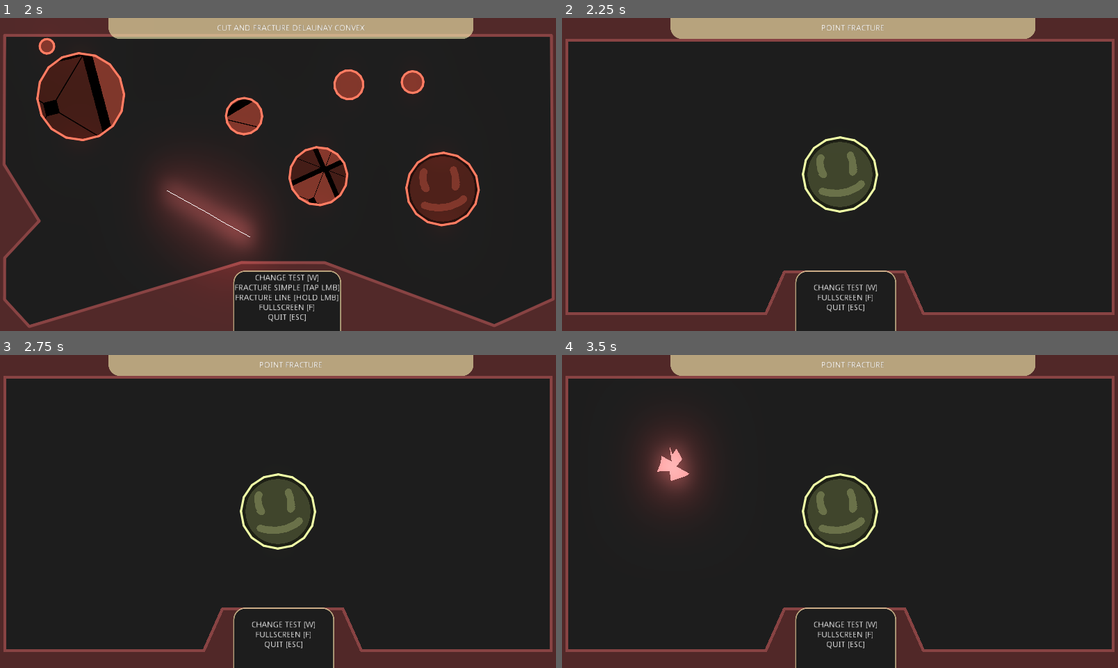
Above: before the commit, frames 1-4 (two rows, left to right).
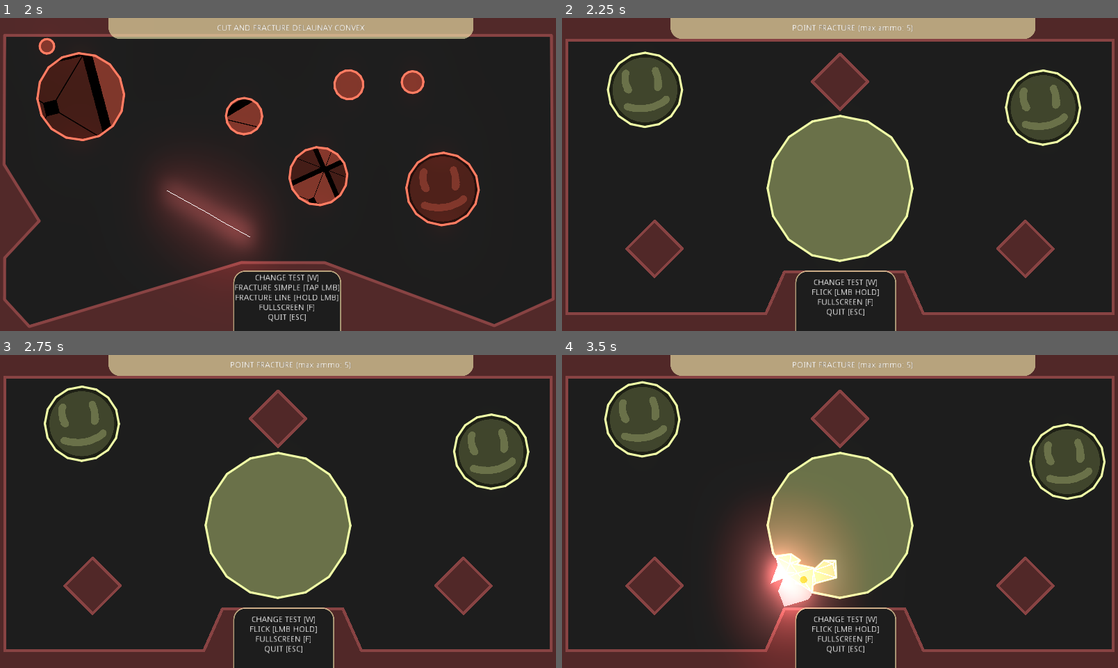
Above: after the commit, the same moments.

Repository: SoloByte/godot-polygon2d-fracture
Game: Godot game, scene res://demo/src/Main.tscn
Same seed, same stepped clock (60 frames per second), same inputs: the game is played once before the commit and once after it.
Inputs (mouse positions are in pixels of both pictures, inside the frame that each line leads up to):
- Up to frame 1 (2 s): move the mouse to (400, 158) at 0.52 s; hold S (fracture) 0.53-1.25 s; click (400, 158) at 0.67 s; drag from (166, 190) to (250, 237) at 1.27 s
- Up to frame 2 (2.25 s): move the mouse to (895, 105) at 2.02 s; hold W (change-test) from 2.03 s (still down); click (895, 105) at 2.17 s
- Up to frame 3 (2.75 s): keep holding W (change-test); tap S (fracture) at 2.3 s
- Up to frame 4 (3.5 s): release W (change-test) at 2.75 s; drag from (812, 574) to (673, 464) at 2.77 s

Frame 1 is identical in both runs. In frame 2, 17% of the frame differs, in the area x 8-94%, y 2-96%; in frame 3, 17%; in frame 4, 24%, in the area x 7-98%, y 2-99%.

Commit message:
point fracture demo scene finished. point fracture ball implemented.
-> further clean up in some classes.

Diff:
--- a/demo/src/FractureShard.gd
+++ b/demo/src/FractureShard.gd
@@ -51,6 +51,7 @@
 
 
 
+
 onready var _line := $Line2D
 onready var _timer := $Timer
 onready var _line_lerp_start_color : Color = _line.modulate
@@ -69,7 +70,6 @@
 var _mass : float = 1.0
 
 var _scale_lerp_start := Vector2.ZERO
-#var _dead : bool = false
 
 
 
@@ -91,11 +91,8 @@
 		global_scale = lerp(_scale_lerp_start, Vector2.ZERO, p)
 
 
-
 func _physics_process(delta: float) -> void:
 	addForce(gravity_direction.normalized() * gravity_scale * delta)
-#	var friction : Vector2 = (-1.0 * _lin_vel).normalized() * lin_drag
-#	_lin_vel += friction
 	_lin_vel += _lin_accel
 	_ang_vel += _ang_accel
 
@@ -113,9 +110,7 @@
 	_lin_accel = Vector2.ZERO
 	_ang_accel = 0.0
 
-#	print("Lin vel: ", _lin_vel, " Ang Vel: ", _ang_vel)
-#	if _dead:
-#		scale = lerp(scale, Vector2.ZERO, delta)
+
 
 
 func spawn(pos : Vector2, rot : float, s : Vector2, lifetime : float = 3.0) -> void:
@@ -140,11 +135,12 @@
 
 
 func despawn() -> void:
-#	_dead = false
 	visible = false
 	set_process(false)
 	set_physics_process(false)
 	_t = 1.0
+
+
 
 
 func addForce(force : Vector2) -> void:
@@ -152,8 +148,11 @@
 		force /= _mass
 	_lin_accel += force
 
+
 func addTorque(torque : float) -> void:
 	_ang_accel += torque
+
+
 
 
 func setPolygon(poly : PoolVector2Array, c : Color, texture_info : Dictionary) -> void:
@@ -174,11 +173,12 @@
 func setColor(color : Color) -> void:
 	self_modulate = color
 
+
 func setMass(new_mass : float) -> void:
 	_mass = new_mass
 
 
+
+
 func _on_Timer_timeout() -> void:
-#	if _dead: return
-#	_dead = true
 	emit_signal("Despawn", self)
--- a/demo/src/PointFracture.gd
+++ b/demo/src/PointFracture.gd
@@ -1,5 +1,4 @@
 extends Node2D
-
 
 
 
@@ -32,22 +31,39 @@
 
 
 
+const FLICK_MAX_VELOCITY : float = 2000.0
+const FLICK_MIN_VELOCITY : float = 500.0
+const FLICK_MAGNITUDE_SCALE_FACTOR : float = 3.0
+const MAX_AMMO : int = 5
+
+
+
+
 export(Color) var fracture_body_color
+export(Color) var no_ammo_line_color
 
 
 
 
 var _cur_fracture_color : Color = fracture_body_color
-var _input_disabled : bool = false
+var _fracture_disabled : bool = false
+var _flick_start_point := Vector2.ZERO
+var _fracture_balls_count : int = 0
+
 
 
 
 onready var rigidbody_template = preload("res://demo/src/RigidBody2D.tscn")
 onready var polyFracture := PolygonFracture.new()
+
 onready var _pool_fracture_shards := $Pool_FractureShards
 onready var _pool_cut_visualizer := $Pool_CutVisualizer
+onready var _pool_point_fracture_ball := $Pool_PointFractureBall
+
 onready var _source_polygon_parent := $SourceParent
 onready var _rng := RandomNumberGenerator.new()
+onready var _flick_line := $FlickLine
+onready var _default_flick_line_color : Color = _flick_line.default_color
 
 
 
@@ -62,69 +78,114 @@
 	_cur_fracture_color = color
 	_source_polygon_parent.modulate = _cur_fracture_color
 
-
+	_flick_line.points = [Vector2.ZERO, Vector2.ZERO]
+	_flick_line.visible = false
+
+
+func _process(delta: float) -> void:
+	if _flick_line.visible:
+		var end_point : Vector2 = get_global_mouse_position()
+		var flick_vec : Vector2 = end_point - _flick_start_point
+
+		var line_point : Vector2 = _flick_start_point + flick_vec.normalized() * min(flick_vec.length(), FLICK_MAX_VELOCITY / FLICK_MAGNITUDE_SCALE_FACTOR)
+
+
+		_flick_line.set_point_position(1, line_point)
+
+		if _fracture_balls_count >= MAX_AMMO:
+			_flick_line.default_color = no_ammo_line_color
+		else:
+			_flick_line.default_color = _default_flick_line_color
 
 
 func _input(event: InputEvent) -> void:
-	if _input_disabled: return
+	if _fracture_disabled: return
 	if event is InputEventMouseButton:
-		if not event.pressed and event.button_index == 1:
-			simpleCut(get_global_mouse_position())
-
-
-
-
-func simpleCut(pos : Vector2) -> void:
-	if _input_disabled: return
-	var cut_shape : PoolVector2Array = polyFracture.generateRandomPolygon(Vector2(25, 150), Vector2(1,72), Vector2.ZERO)
-	cutSourcePolygons(pos, cut_shape, 0.0, _rng.randf_range(400.0, 800.0), 2.0)
-	_input_disabled = true
-	set_deferred("_input_disabled", false)
-
-
-
-func cutSourcePolygons(cut_pos : Vector2, cut_shape : PoolVector2Array, cut_rot : float, cut_force : float = 0.0, fade_speed : float = 2.0) -> void:
-	var instance = _pool_cut_visualizer.getInstance()
-	instance.spawn(cut_pos, fade_speed)
-	instance.setPolygon(cut_shape)
-
-	for source in _source_polygon_parent.get_children():
-		var source_polygon : PoolVector2Array = source.get_polygon()
-		var total_area : float = PolygonLib.getPolygonArea(source_polygon)
-
-		var source_trans : Transform2D = source.get_global_transform()
-		var cut_trans := Transform2D(cut_rot, cut_pos)
-
-		var s_lin_vel := Vector2.ZERO
-		var s_ang_vel : float = 0.0
-		var s_mass : float = 0.0
-
-		if source is RigidBody2D:
-			s_lin_vel = source.linear_velocity
-			s_ang_vel = source.angular_velocity
-			s_mass = source.mass
-
-
-		var cut_fracture_info : Dictionary = polyFracture.cutFracture(source_polygon, cut_shape, source_trans, cut_trans, 5000, 3000, 250, 1)
-
-		if cut_fracture_info.shapes.size() <= 0 and cut_fracture_info.fractures.size() <= 0:
-			continue
-
-		for fracture in cut_fracture_info.fractures:
-			for fracture_shard in fracture:
-				var area_p : float = fracture_shard.area / total_area
-
-				spawnFractureBody(fracture_shard, source.getTextureInfo(), s_mass * area_p)
-
-
-		for shape in cut_fracture_info.shapes:
-			var area_p : float = shape.area / total_area
-			var mass : float = s_mass * area_p
-			var dir : Vector2 = (shape.spawn_pos - cut_pos).normalized()
-
-			call_deferred("spawnRigibody2d", shape, source.modulate, s_lin_vel + (dir * cut_force) / mass, s_ang_vel, mass, cut_pos, source.getTextureInfo())
-
-		source.queue_free()
+		if event.button_index == 1:
+			if event.pressed:
+				_flick_start_point = get_global_mouse_position()
+				_flick_line.set_point_position(0, _flick_start_point)
+				_flick_line.set_point_position(1, _flick_start_point)
+				_flick_line.visible = true
+			else:
+				if _fracture_balls_count >= MAX_AMMO:
+					_flick_line.visible = false
+					return
+
+				var flick_end_point : Vector2 = get_global_mouse_position()
+				if flick_end_point == _flick_start_point:
+					_flick_line.visible = false
+					return
+
+				var flick_vec : Vector2 = flick_end_point - _flick_start_point
+				var instance = _pool_point_fracture_ball.getInstance()
+				if not instance:
+					return
+
+				var launch_vec : Vector2 = flick_vec.normalized()
+				var launch_magnitude : float = clamp(flick_vec.length() * FLICK_MAGNITUDE_SCALE_FACTOR, FLICK_MIN_VELOCITY, FLICK_MAX_VELOCITY)
+				var rand_lifetime : float = _rng.randf_range(5.0, 10.0)
+				instance.spawn(_flick_start_point, launch_vec * launch_magnitude, rand_lifetime, self)
+
+				_flick_line.visible = false
+
+				fractureBallSpawned()
+
+
+
+
+func cutSourcePolygons(source, cut_pos : Vector2, cut_shape : PoolVector2Array, cut_rot : float, cut_force : float = 0.0, fade_speed : float = 2.0) -> void:
+	spawnVisualizer(cut_pos, cut_shape, fade_speed)
+
+	var source_polygon : PoolVector2Array = source.get_polygon()
+	var total_area : float = PolygonLib.getPolygonArea(source_polygon)
+
+	var source_trans : Transform2D = source.get_global_transform()
+	var cut_trans := Transform2D(cut_rot, cut_pos)
+
+	var s_lin_vel := Vector2.ZERO
+	var s_ang_vel : float = 0.0
+	var s_mass : float = 0.0
+
+	if source is RigidBody2D:
+		s_lin_vel = source.linear_velocity
+		s_ang_vel = source.angular_velocity
+		s_mass = source.mass
+
+
+	var cut_fracture_info : Dictionary = polyFracture.cutFracture(source_polygon, cut_shape, source_trans, cut_trans, 2500, 1500, 100, 1)
+
+	if cut_fracture_info.shapes.size() <= 0 and cut_fracture_info.fractures.size() <= 0:
+		return
+
+	for fracture in cut_fracture_info.fractures:
+		for fracture_shard in fracture:
+			var area_p : float = fracture_shard.area / total_area
+			var rand_lifetime : float = _rng.randf_range(1.0, 3.0) + 2.0 * area_p
+			spawnFractureBody(fracture_shard, source.getTextureInfo(), s_mass * area_p, rand_lifetime)
+
+
+	for shape in cut_fracture_info.shapes:
+		var area_p : float = shape.area / total_area
+		var mass : float = s_mass * area_p
+		var dir : Vector2 = (shape.spawn_pos - cut_pos).normalized()
+
+		call_deferred("spawnRigibody2d", shape, source.modulate, s_lin_vel + (dir * cut_force) / mass, s_ang_vel, mass, cut_pos, source.getTextureInfo())
+
+	source.queue_free()
+
+
+func fractureCollision(pos : Vector2, other_body, fracture_ball) -> void:
+	if _fracture_disabled: return
+
+	var p : float = fracture_ball.launch_velocity / FLICK_MAX_VELOCITY
+	var cut_shape : PoolVector2Array = polyFracture.generateRandomPolygon(Vector2(25, 200) * p, Vector2(18,72), Vector2.ZERO)
+	cutSourcePolygons(other_body, pos, cut_shape, 0.0, _rng.randf_range(400.0, 800.0), 2.0)
+
+	_fracture_disabled = true
+	set_deferred("_fracture_disabled", false)
+
+
 
 
 func spawnRigibody2d(shape_info : Dictionary, color : Color, lin_vel : Vector2, ang_vel : float, mass : float, cut_pos : Vector2, texture_info : Dictionary) -> void:
@@ -140,32 +201,29 @@
 	instance.setTexture(PolygonLib.setTextureOffset(texture_info, shape_info.centroid))
 
 
-func spawnFractureBody(fracture_shard : Dictionary, texture_info : Dictionary, new_mass : float) -> void:
+func spawnFractureBody(fracture_shard : Dictionary, texture_info : Dictionary, new_mass : float, life_time : float) -> void:
 	var instance = _pool_fracture_shards.getInstance()
 	if not instance:
 		return
 
-	#------------fracture shard variant--------------
 	var dir : Vector2 = (fracture_shard.spawn_pos - fracture_shard.source_global_trans.get_origin()).normalized()
-	instance.spawn(fracture_shard.spawn_pos, fracture_shard.spawn_rot, fracture_shard.source_global_trans.get_scale(), _rng.randf_range(0.5, 2.0))
+	instance.spawn(fracture_shard.spawn_pos, fracture_shard.spawn_rot, fracture_shard.source_global_trans.get_scale(), life_time)
 	instance.setPolygon(fracture_shard.centered_shape, _cur_fracture_color, PolygonLib.setTextureOffset(texture_info, fracture_shard.centroid))
 	instance.setMass(new_mass)
-#	instance.addForce(dir * 500.0)
-#	instance.addTorque(_rng.randf_range(-2, 2))
-
-
-	#-------fracture body variant----------------
-#	instance.spawn(fracture_shard.spawn_pos)
-#	instance.global_rotation = fracture_shard.spawn_rot
-#
-#	if instance.has_method("setPolygon"):
-#		var s : Vector2 = fracture_shard.source_global_trans.get_scale()
-#		instance.setPolygon(fracture_shard.centered_shape, s)
-#
-#	instance.setColor(_cur_fracture_color)
-#
-#	var dir : Vector2 = (fracture_shard.spawn_pos - fracture_shard.source_global_trans.get_origin()).normalized()
-#	instance.linear_velocity = dir * _rng.randf_range(300, 500)
-#	instance.angular_velocity = _rng.randf_range(-1, 1)
-#
-#	instance.setTexture(PolygonLib.setTextureOffset(texture_info, fracture_shard.centroid))
+
+
+func spawnVisualizer(pos : Vector2, poly : PoolVector2Array, fade_speed : float) -> void:
+	var instance = _pool_cut_visualizer.getInstance()
+	instance.spawn(pos, fade_speed)
+	instance.setPolygon(poly)
+
+
+
+
+func fractureBallDespawned(pos : Vector2, poly : PoolVector2Array) -> void:
+	spawnVisualizer(pos, poly, 0.75)
+	_fracture_balls_count -= 1
+
+
+func fractureBallSpawned() -> void:
+	_fracture_balls_count += 1
--- /dev/null
+++ b/demo/src/point-fracture-ball/PointFractureBall.gd
@@ -0,0 +1,97 @@
+extends RigidBody2D
+
+
+
+# MIT License
+# -----------------------------------------------------------------------
+#                       This file is part of:
+#                     GODOT Polygon 2D Fracture
+#           https://github.com/SoloByte/godot-polygon2d-fracture
+# -----------------------------------------------------------------------
+# Copyright (c) 2021 David Grueneis
+#
+# Permission is hereby granted, free of charge, to any person obtaining a copy
+# of this software and associated documentation files (the "Software"), to deal
+# in the Software without restriction, including without limitation the rights
+# to use, copy, modify, merge, publish, distribute, sublicense, and/or sell
+# copies of the Software, and to permit persons to whom the Software is
+# furnished to do so, subject to the following conditions:
+#
+# The above copyright notice and this permission notice shall be included in all
+# copies or substantial portions of the Software.
+#
+# THE SOFTWARE IS PROVIDED "AS IS", WITHOUT WARRANTY OF ANY KIND, EXPRESS OR
+# IMPLIED, INCLUDING BUT NOT LIMITED TO THE WARRANTIES OF MERCHANTABILITY,
+# FITNESS FOR A PARTICULAR PURPOSE AND NONINFRINGEMENT. IN NO EVENT SHALL THE
+# AUTHORS OR COPYRIGHT HOLDERS BE LIABLE FOR ANY CLAIM, DAMAGES OR OTHER
+# LIABILITY, WHETHER IN AN ACTION OF CONTRACT, TORT OR OTHERWISE, ARISING FROM,
+# OUT OF OR IN CONNECTION WITH THE SOFTWARE OR THE USE OR OTHER DEALINGS IN THE
+# SOFTWARE.
+
+
+
+
+signal Despawn(ref)
+
+
+
+
+export(float) var radius : float = 50.0
+
+
+
+
+onready var _poly := $Polygon2D
+onready var _col_poly := $CollisionPolygon2D
+onready var _timer := $Timer
+
+
+
+
+var point_fracture = null
+var launch_velocity : float = 0.0
+
+
+
+
+func _ready() -> void:
+	setPolygon(PolygonLib.createCirclePolygon(radius, 1))
+
+
+func _integrate_forces(state: Physics2DDirectBodyState) -> void:
+	if state.get_contact_count() > 0:
+		var body = state.get_contact_collider_object(0)
+		if body is RigidBody2D:
+			var pos : Vector2 = state.get_contact_collider_position(0)
+			point_fracture.fractureCollision(pos, body, self)
+
+
+func spawn(pos : Vector2, launch_vector : Vector2, lifetime : float, point_fracture) -> void:
+	launch_velocity = launch_vector.length()
+	self.point_fracture = point_fracture
+	global_position = pos
+	_timer.start(lifetime)
+
+	linear_velocity = launch_vector
+
+
+func despawn() -> void:
+	global_rotation = 0.0
+	linear_velocity = Vector2.ZERO
+	angular_velocity = 0.0
+	set_applied_force(Vector2.ZERO)
+
+
+func destroy() -> void:
+	_timer.stop()
+	emit_signal("Despawn", self)
+
+
+func setPolygon(polygon : PoolVector2Array) -> void:
+	_poly.set_polygon(polygon)
+	_col_poly.set_polygon(polygon)
+
+
+func _on_Timer_timeout() -> void:
+	point_fracture.fractureBallDespawned(global_position, _poly.get_polygon())
+	destroy()
--- /dev/null
+++ b/demo/src/point-fracture-ball/PointFractureBall.tscn
@@ -0,0 +1,28 @@
+[gd_scene load_steps=3 format=2]
+
+[ext_resource path="res://demo/src/point-fracture-ball/PointFractureBall.gd" type="Script" id=1]
+
+[sub_resource type="PhysicsMaterial" id=1]
+friction = 0.0
+bounce = 1.0
+
+[node name="PointFractureBall" type="RigidBody2D"]
+modulate = Color( 1.66, 0.56, 0, 1 )
+collision_layer = 8
+collision_mask = 2147483653
+mass = 2.0
+physics_material_override = SubResource( 1 )
+gravity_scale = 10.0
+contacts_reported = 1
+contact_monitor = true
+can_sleep = false
+script = ExtResource( 1 )
+radius = 25.0
+
+[node name="CollisionPolygon2D" type="CollisionPolygon2D" parent="."]
+
+[node name="Polygon2D" type="Polygon2D" parent="."]
+
+[node name="Timer" type="Timer" parent="."]
+one_shot = true
+[connection signal="timeout" from="Timer" to="." method="_on_Timer_timeout"]
--- a/demo/test-scenes/point-fracture/PointFractureSceneBasic.tscn
+++ b/demo/test-scenes/point-fracture/PointFractureSceneBasic.tscn
@@ -1,12 +1,13 @@
-[gd_scene load_steps=7 format=2]
+[gd_scene load_steps=8 format=2]
 
 [ext_resource path="res://demo/test-scenes/test-scene-basic/TestSceneBasic.tscn" type="PackedScene" id=1]
 [ext_resource path="res://pool-manager/Pool2DBasic.tscn" type="PackedScene" id=2]
 [ext_resource path="res://demo/src/FractureShard.tscn" type="PackedScene" id=3]
+[ext_resource path="res://demo/src/point-fracture-ball/PointFractureBall.tscn" type="PackedScene" id=4]
 [ext_resource path="res://demo/src/PointFracture.gd" type="Script" id=5]
 [ext_resource path="res://demo/src/CutShapeVisualizer.tscn" type="PackedScene" id=6]
 
-[sub_resource type="PhysicsMaterial" id=1]
+[sub_resource type="PhysicsMaterial" id=2]
 friction = 0.0
 bounce = 1.0
 
@@ -15,12 +16,13 @@
 [node name="PointFracture" type="Node2D" parent="." index="0"]
 script = ExtResource( 5 )
 fracture_body_color = Color( 0.529412, 0.807843, 0.819608, 1 )
+no_ammo_line_color = Color( 0.843137, 0.384314, 0.384314, 1 )
 
 [node name="SourceParent" type="Node2D" parent="PointFracture" index="0"]
 
 [node name="Edge" type="StaticBody2D" parent="PointFracture" index="1"]
 modulate = Color( 0.537255, 0.266667, 0.266667, 1 )
-physics_material_override = SubResource( 1 )
+physics_material_override = SubResource( 2 )
 __meta__ = {
 "_editor_description_": ""
 }
@@ -43,20 +45,34 @@
 [node name="Pool_FractureShards" parent="PointFracture" index="2" instance=ExtResource( 2 )]
 placed_in_level = true
 instance_template = ExtResource( 3 )
-max_amount = 250
+max_amount = 100
+instantiate_new_on_empty = true
 keep_instances_in_tree = true
 
 [node name="Pool_CutVisualizer" parent="PointFracture" index="3" instance=ExtResource( 2 )]
 placed_in_level = true
 instance_template = ExtResource( 6 )
-max_amount = 30
+max_amount = 25
 instantiate_new_on_empty = true
 keep_instances_in_tree = true
 
+[node name="Pool_PointFractureBall" parent="PointFracture" index="4" instance=ExtResource( 2 )]
+placed_in_level = true
+instance_template = ExtResource( 4 )
+max_amount = 5
+
+[node name="FlickLine" type="Line2D" parent="PointFracture" index="5"]
+default_color = Color( 1.66, 0.56, 0, 1 )
+joint_mode = 2
+begin_cap_mode = 2
+end_cap_mode = 2
+antialiased = true
+
 [node name="Title" parent="CanvasLayer" index="0"]
-text = "POINT FRACTURE"
+text = "POINT FRACTURE (max ammo: 5)"
 
 [node name="InfoLabel" parent="CanvasLayer" index="1"]
 text = "CHANGE TEST [W]
+FLICK [LMB HOLD]
 FULLSCREEN [F]
 QUIT [ESC]"
--- a/demo/test-scenes/point-fracture/usable/PointFractureScene.tscn
+++ b/demo/test-scenes/point-fracture/usable/PointFractureScene.tscn
@@ -1,16 +1,22 @@
-[gd_scene load_steps=5 format=2]
+[gd_scene load_steps=7 format=2]
 
 [ext_resource path="res://demo/test-scenes/point-fracture/PointFractureSceneBasic.tscn" type="PackedScene" id=1]
 [ext_resource path="res://demo/smiley-face.png" type="Texture" id=2]
 [ext_resource path="res://demo/src/RigidBody2D.gd" type="Script" id=3]
+[ext_resource path="res://demo/src/RigidBody2D.tscn" type="PackedScene" id=4]
 
 [sub_resource type="PhysicsMaterial" id=1]
+friction = 0.0
+bounce = 1.0
+
+[sub_resource type="PhysicsMaterial" id=2]
 friction = 0.0
 bounce = 1.0
 
 [node name="PointFractureScene" instance=ExtResource( 1 )]
 
 [node name="RigidBody2D" type="RigidBody2D" parent="PointFracture/SourceParent" index="0"]
+position = Vector2( -1344, -576 )
 collision_layer = 4
 collision_mask = 5
 mass = 500.0
@@ -18,7 +24,7 @@
 gravity_scale = 0.0
 can_sleep = false
 script = ExtResource( 3 )
-rand_linear_velocity_range = Vector2( 0, 0 )
+rand_linear_velocity_range = Vector2( 25, 50 )
 radius = 256.0
 placed_in_level = true
 randomize_texture_properties = false
@@ -42,3 +48,132 @@
 visible = false
 color = Color( 0, 0, 0, 1 )
 polygon = PoolVector2Array( -10.3909, 0.536697, -0.314636, -12.5448, 10.6455, 0.183144, 0.0389175, 12.0272 )
+
+[node name="RigidBody2D3" type="RigidBody2D" parent="PointFracture/SourceParent" index="1"]
+position = Vector2( 1376, -480 )
+collision_layer = 4
+collision_mask = 5
+mass = 500.0
+physics_material_override = SubResource( 1 )
+gravity_scale = 0.0
+can_sleep = false
+script = ExtResource( 3 )
+rand_linear_velocity_range = Vector2( 100, 200 )
+radius = 256.0
+placed_in_level = true
+randomize_texture_properties = false
+poly_texture = ExtResource( 2 )
+
+[node name="CollisionPolygon2D" type="CollisionPolygon2D" parent="PointFracture/SourceParent/RigidBody2D3" index="0"]
+
+[node name="Polygon2D" type="Polygon2D" parent="PointFracture/SourceParent/RigidBody2D3" index="1"]
+show_behind_parent = true
+color = Color( 0.545098, 0.545098, 0.545098, 1 )
+texture_offset = Vector2( 256, 256 )
+
+[node name="Line2D" type="Line2D" parent="PointFracture/SourceParent/RigidBody2D3/Polygon2D" index="0"]
+default_color = Color( 1.25, 1.25, 1.25, 1 )
+joint_mode = 2
+begin_cap_mode = 2
+end_cap_mode = 2
+antialiased = true
+
+[node name="Center" type="Polygon2D" parent="PointFracture/SourceParent/RigidBody2D3" index="2"]
+visible = false
+color = Color( 0, 0, 0, 1 )
+polygon = PoolVector2Array( -10.3909, 0.536697, -0.314636, -12.5448, 10.6455, 0.183144, 0.0389175, 12.0272 )
+
+[node name="RigidBody2D2" parent="PointFracture/SourceParent" index="2" instance=ExtResource( 4 )]
+position = Vector2( 0, 96 )
+mass = 1000.0
+rand_linear_velocity_range = Vector2( 0, 0 )
+radius = 500.0
+placed_in_level = true
+randomize_texture_properties = false
+
+[node name="Obstacle" type="StaticBody2D" parent="PointFracture" index="2"]
+modulate = Color( 0.537255, 0.266667, 0.266667, 1 )
+position = Vector2( -1280, 512 )
+physics_material_override = SubResource( 2 )
+__meta__ = {
+"_editor_description_": ""
+}
+
+[node name="CollisionPolygon2D" type="CollisionPolygon2D" parent="PointFracture/Obstacle" index="0"]
+polygon = PoolVector2Array( -192, 0, 0, -192, 192, 0, 0, 192 )
+
+[node name="Polygon2D" type="Polygon2D" parent="PointFracture/Obstacle" index="1"]
+color = Color( 0.596078, 0.596078, 0.596078, 1 )
+polygon = PoolVector2Array( -192, 0, 0, -192, 192, 0, 0, 192 )
+__meta__ = {
+"_editor_description_": ""
+}
+
+[node name="Line2D" type="Line2D" parent="PointFracture/Obstacle" index="2"]
+points = PoolVector2Array( -192, 0, 0, -192, 192, 0, 0, 192, -192, 0 )
+width = 20.0
+default_color = Color( 1, 1, 1, 1 )
+joint_mode = 2
+begin_cap_mode = 2
+end_cap_mode = 2
+__meta__ = {
+"_editor_description_": ""
+}
+
+[node name="Obstacle3" type="StaticBody2D" parent="PointFracture" index="3"]
+modulate = Color( 0.537255, 0.266667, 0.266667, 1 )
+position = Vector2( 0, -640 )
+physics_material_override = SubResource( 2 )
+__meta__ = {
+"_editor_description_": ""
+}
+
+[node name="CollisionPolygon2D" type="CollisionPolygon2D" parent="PointFracture/Obstacle3" index="0"]
+polygon = PoolVector2Array( -192, 0, 0, -192, 192, 0, 0, 192 )
+
+[node name="Polygon2D" type="Polygon2D" parent="PointFracture/Obstacle3" index="1"]
+color = Color( 0.596078, 0.596078, 0.596078, 1 )
+polygon = PoolVector2Array( -192, 0, 0, -192, 192, 0, 0, 192 )
+__meta__ = {
+"_editor_description_": ""
+}
+
+[node name="Line2D" type="Line2D" parent="PointFracture/Obstacle3" index="2"]
+points = PoolVector2Array( -192, 0, 0, -192, 192, 0, 0, 192, -192, 0 )
+width = 20.0
+default_color = Color( 1, 1, 1, 1 )
+joint_mode = 2
+begin_cap_mode = 2
+end_cap_mode = 2
+__meta__ = {
+"_editor_description_": ""
+}
+
+[node name="Obstacle2" type="StaticBody2D" parent="PointFracture" index="4"]
+modulate = Color( 0.537255, 0.266667, 0.266667, 1 )
+position = Vector2( 1280, 512 )
+physics_material_override = SubResource( 2 )
+__meta__ = {
+"_editor_description_": ""
+}
+
+[node name="CollisionPolygon2D" type="CollisionPolygon2D" parent="PointFracture/Obstacle2" index="0"]
+polygon = PoolVector2Array( -192, 0, 0, -192, 192, 0, 0, 192 )
+
+[node name="Polygon2D" type="Polygon2D" parent="PointFracture/Obstacle2" index="1"]
+color = Color( 0.596078, 0.596078, 0.596078, 1 )
+polygon = PoolVector2Array( -192, 0, 0, -192, 192, 0, 0, 192 )
+__meta__ = {
+"_editor_description_": ""
+}
+
+[node name="Line2D" type="Line2D" parent="PointFracture/Obstacle2" index="2"]
+points = PoolVector2Array( -192, 0, 0, -192, 192, 0, 0, 192, -192, 0 )
+width = 20.0
+default_color = Color( 1, 1, 1, 1 )
+joint_mode = 2
+begin_cap_mode = 2
+end_cap_mode = 2
+__meta__ = {
+"_editor_description_": ""
+}
